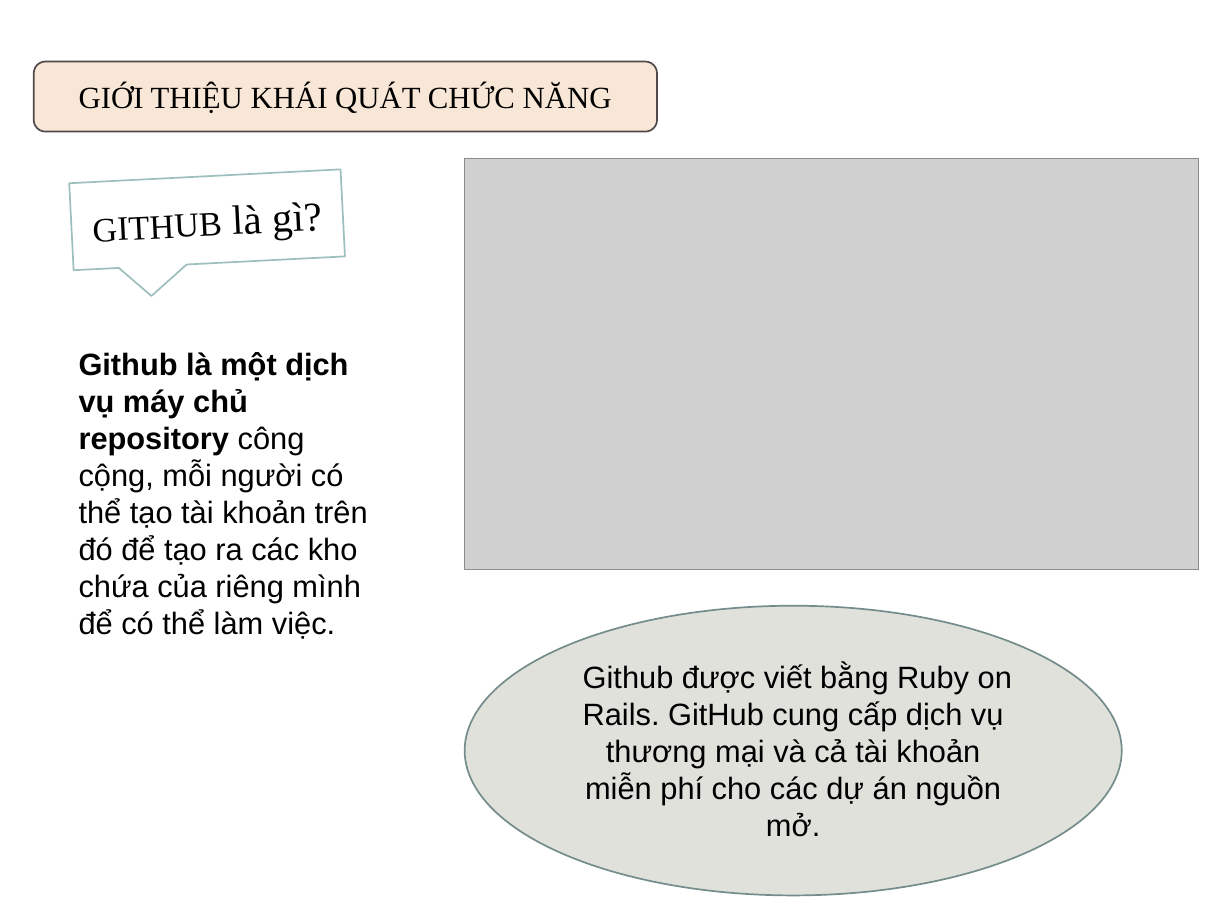
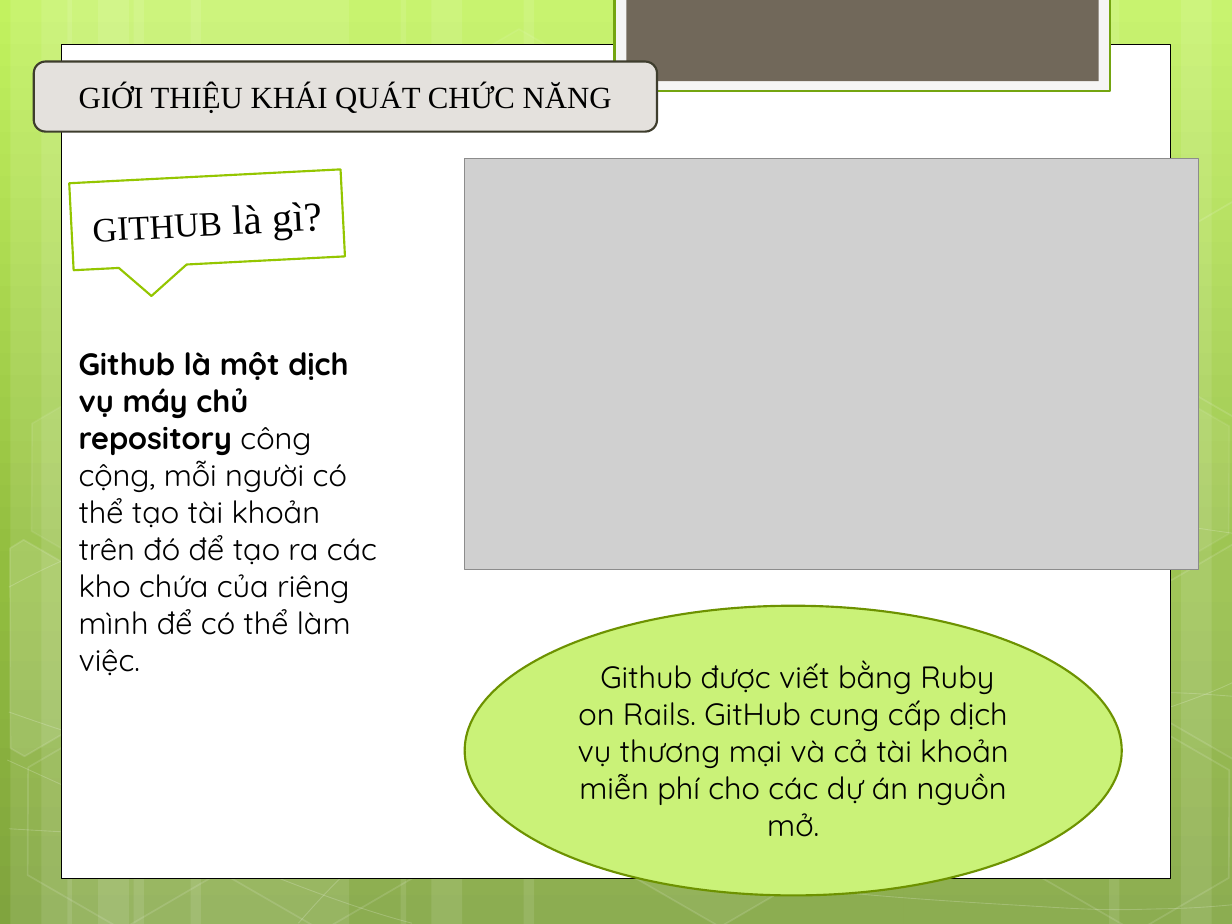
Before and after one commit to vothihoangyen/demott8-6, a slide deck: slide 5 of GIT-AND-GITHUB.pptx. Drawn at 1232x924 pixels with LibreOffice and Linux fonts; fonts in the diff are those of the drawing; grey boxes stand for pictures; background and template pictures are left out. Boxes give left, top, right and bottom in pixels: in the first picture for what was removed or moved away, otherwise in the second. Text is boxed around its words. In the diff, an @@ line names an element or a change of style, - is before the commit and + after.

```diff
--- a/GIT-AND-GITHUB.pptx
+++ b/GIT-AND-GITHUB.pptx
@@ background #FFFFFF to gradient #C3F35F to #93BF3F to #81A53E @@
@@ rectangle added at (615,0,1110,91), fill #F5F5F5, outline #74A510 1.25 pt @@
@@ rectangle added at (626,0,1098,81), fill #71685A @@
@@ rectangle added at (62,44,1170,877), fill #FFFFFF, outline #000000 0.5 pt @@
@@ rounded rectangle "GIỚI THIỆU KHÁI QUÁT CHỨC ..." at (33,62,657,132): fill #F8E7D6 to #E4E1DD; outline #514949 1 pt to #3E3D2D 1.25 pt @@
@@ speech box "GITHUB là gì?" at (69,169,345,270): outline #9DBFBE 1 pt to #94C600 1.25 pt @@
@@ group added at (0,0,1232,924): 12 rectangles, 8 freeform shapes, 8 hexagons @@
@@ text "Github là một dịch vụ ..." at (79,352,377,635): font Arial to Quicksand @@
@@ ellipse "Github được viết bằng Ruby ..." at (464,606,1121,896): font Arial to Quicksand; fill #E1E1DB to #CAF278; outline #748D8D 1 pt to #6D9200 1.25 pt @@
@@ ellipse removed at (1153,848,1196,891) @@
```
Also in this commit, not shown: 10 other slides changed.
